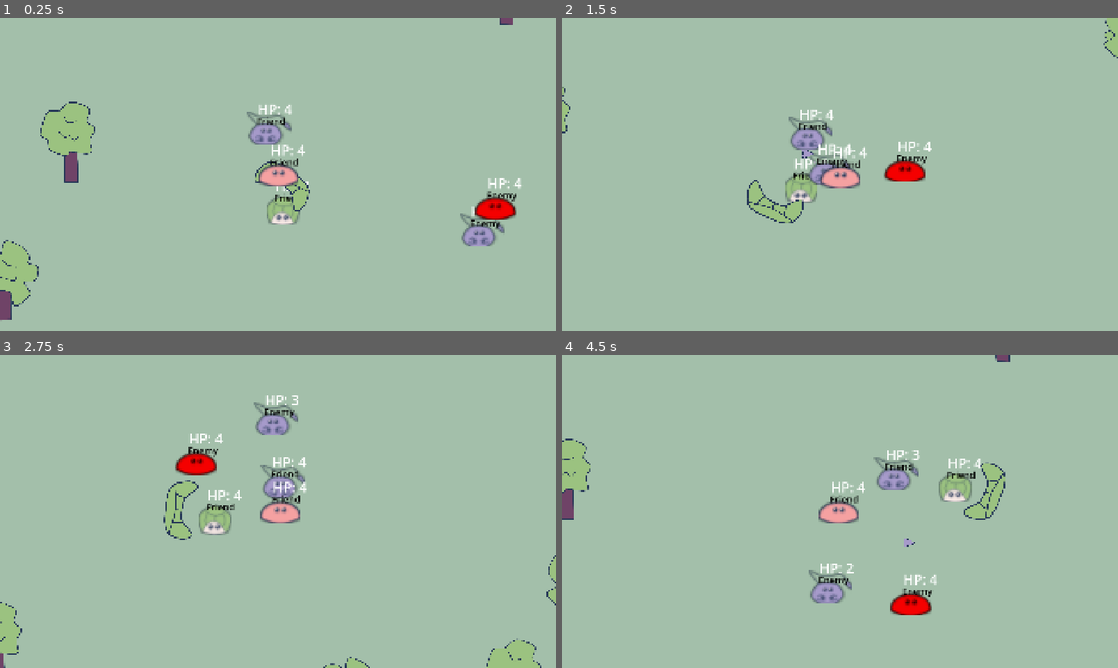
Above: before the commit, frames 1-4 (two rows, left to right).
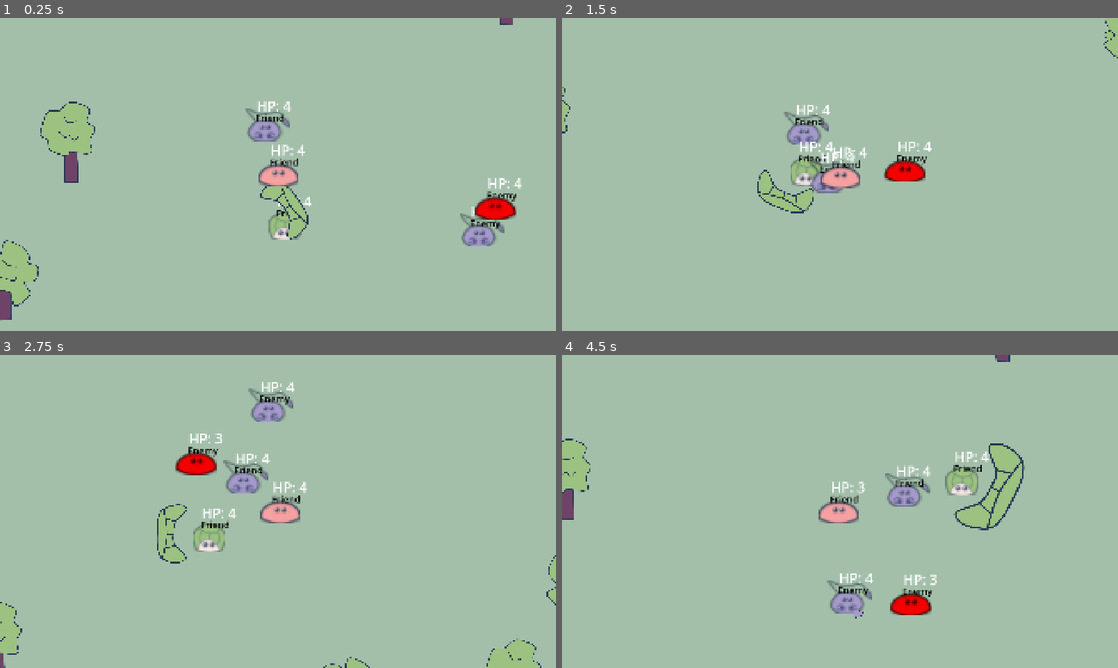
Above: after the commit, the same moments.

Repository: rinevard/SwarmSurge
Game: Godot game, scene res://scenes/main.tscn
The game is run twice, just before and just after one commit, with the same random seed, the same clock (stepped at 60 frames per second) and the same inputs.
Inputs:
- Up to frame 1 (0.25 s): no input
- Up to frame 2 (1.5 s): hold D (right) 0.53-1.28 s; hold S (down) from 1.28 s (still down)
- Up to frame 3 (2.75 s): release S (down) at 2.03 s; hold D (right) from 2.03 s (still down)
- Up to frame 4 (4.5 s): release D (right) at 2.78 s; hold W (up) 2.78-3.53 s; hold A (left) from 3.53 s (still down)

The runs differ from the first frame. In frame 1, 1.8% of the frame differs, in the area x 44-56%, y 26-71%; in frame 2, 2.7%; in frame 3, 4.0%; in frame 4, 4.3%, in the area x 44-84%, y 28-85%.

Commit message:
把乌龟激活改成放大盾牌

Diff:
--- a/scenes/main.tscn
+++ b/scenes/main.tscn
@@ -9,3 +9,5 @@
 
 [node name="Game" parent="." instance=ExtResource("4_jyhfs")]
 metadata/_edit_lock_ = true
+
+[node name="CanvasLayer" type="CanvasLayer" parent="."]
--- a/scripts/creatures/swarm_master.gd
+++ b/scripts/creatures/swarm_master.gd
@@ -7,7 +7,7 @@
 var velocity: Vector2 = Vector2.ZERO
 var time_to_last_activation: float = 0.0
 
-const ACTIVATION_INTERVAL: float = 1.4
+const ACTIVATION_INTERVAL: float = 2.0
 const ACTIVATION_STEP: float = 150.0
 const ACTIVATION_BATCH_INTERVAL: float = 0.2
 
--- a/scripts/creatures/swarm_part.gd
+++ b/scripts/creatures/swarm_part.gd
@@ -10,9 +10,9 @@
 # TODO: 这些参数应该根据聚落大小动态调整, 当 master 获取了新生物就可以调整
 # 另一个思路是这些移动变量全都由 master 管理, 一个聚落里一个 master 管理本聚落的移动变量
 const PERCEPTION_RADIUS: float = 300.0 # 把本距离内的生物视作邻居
-const SEPARATION_RADIUS: float = 120.0 # 相邻生物距离过小时会相互排斥
+const SEPARATION_RADIUS: float = 160.0 # 相邻生物距离过小时会相互排斥
 
-var weight_separation: float = 5.0
+var weight_separation: float = 9.0
 var weight_keep_distance: float = 1.0
 var weight_center_force: float = 3.0
 
--- a/scripts/creatures/turtle.gd
+++ b/scripts/creatures/turtle.gd
@@ -1,15 +1,15 @@
 extends SwarmPart
 class_name Turtle
 
-const SHIELD_MIN_SCALE: float = 0.3
-const SHIELD_MAX_SCALE: float = 1.0
-
-const FAST_ALIGN_TIME: float = 0.15
-const SLOW_ALIGN_TIME: float = 1.0
+const ALIGN_TIME: float = 0.6
 
 var shield: TurtleShield = null
 
-var _fast_align_time_left: float = 0.0
+# 缩放动画相关
+var _is_scaling: bool = false
+var _scale_progress: float = 0.0
+const SCALE_DURATION: float = 0.3  # 缩放动画总时间
+const SCALE_MAX: float = 2.0  # 最大缩放倍数
 
 @onready var shield_pos_marker: Marker2D = $ShieldPosMarker
 
@@ -20,7 +20,16 @@
 
 ## override
 func activate(_enemies: Array[BaseCreature]) -> void:
-	_fast_align_time_left = FAST_ALIGN_TIME
+	if not shield or not is_instance_valid(shield):
+		return
+
+	# 如果已经在缩放中，忽略新的激活
+	if _is_scaling:
+		return
+
+	# 开始缩放动画
+	_is_scaling = true
+	_scale_progress = 0.0
 
 ## override, 进入中立时移除龟壳, 非中立时创建龟壳
 func update_group(p_group: Global.GROUP, p_swarm_master: BaseCreature) -> void:
@@ -45,16 +54,15 @@
 	if swarm_master == null:
 		return
 
-	# 选择当前对齐时间（快/慢）
-	var time_to_target := SLOW_ALIGN_TIME
-	if _fast_align_time_left > 0.0:
-		time_to_target = FAST_ALIGN_TIME
-		_fast_align_time_left = _fast_align_time_left - delta
+	# 如果正在缩放动画中，处理缩放
+	if _is_scaling:
+		_handle_scaling_animation(delta)
 
-	# 目标角度
+	# 常态：统一速度指向目标
 	var master_to_self: Vector2 = global_position - swarm_master.global_position
 	if master_to_self == Vector2.ZERO:
 		return
+
 	var target_angle: float = master_to_self.angle() + PI/2
 
 	# 目标位置
@@ -64,13 +72,46 @@
 	# 计算角速度并应用
 	var current_angle: float = shield.global_rotation
 	var angle_diff: float = wrapf(target_angle - current_angle, -PI, PI)
-	var angle_step_per_sec: float = angle_diff / max(time_to_target, 0.0001)
+	var angle_step_per_sec: float = angle_diff / max(ALIGN_TIME, 0.0001)
 	shield.rotation = current_angle + angle_step_per_sec * delta
 
 	# 计算平移速度并应用
 	var pos_offset: Vector2 = desired_pos - shield.global_position
-	var move_step_per_sec: Vector2 = pos_offset / max(time_to_target, 0.0001)
+	var move_step_per_sec: Vector2 = pos_offset / max(ALIGN_TIME, 0.0001)
 	shield.global_position = shield.global_position + move_step_per_sec * delta
+
+func _handle_scaling_animation(delta: float) -> void:
+	_scale_progress += delta
+
+	if _scale_progress >= SCALE_DURATION:
+		# 缩放动画完成，重置状态和缩放
+		_is_scaling = false
+		_scale_progress = 0.0
+		shield.scale = Vector2.ONE
+		return
+
+	# 动画分为三个阶段：
+	# 0-35%: 快速弹出放大（ease-out有往外推的感觉）
+	# 35-65%: 停顿在最大值
+	# 65-100%: 快速缩回（ease-in）
+	var t = _scale_progress / SCALE_DURATION  # 归一化时间 [0, 1]
+	var scale_value: float
+
+	if t < 0.35:
+		# 前段：快速弹出，使用 ease-out 曲线（1 - (1-x)^3）让它有"推出去"的感觉
+		var phase_t = t / 0.35  # [0, 1]
+		var eased_t = 1.0 - pow(1.0 - phase_t, 3.0)  # ease-out cubic
+		scale_value = lerp(1.0, SCALE_MAX, eased_t)
+	elif t < 0.65:
+		# 中段：停顿在最大值
+		scale_value = SCALE_MAX
+	else:
+		# 后段：快速缩回，使用 ease-in 曲线（x^2）
+		var phase_t = (t - 0.65) / 0.35  # [0, 1]
+		var eased_t = pow(phase_t, 2.0)  # ease-in quadratic
+		scale_value = lerp(SCALE_MAX, 1.0, eased_t)
+
+	shield.scale = Vector2(scale_value, scale_value)
 
 ## override
 func die() -> void:
